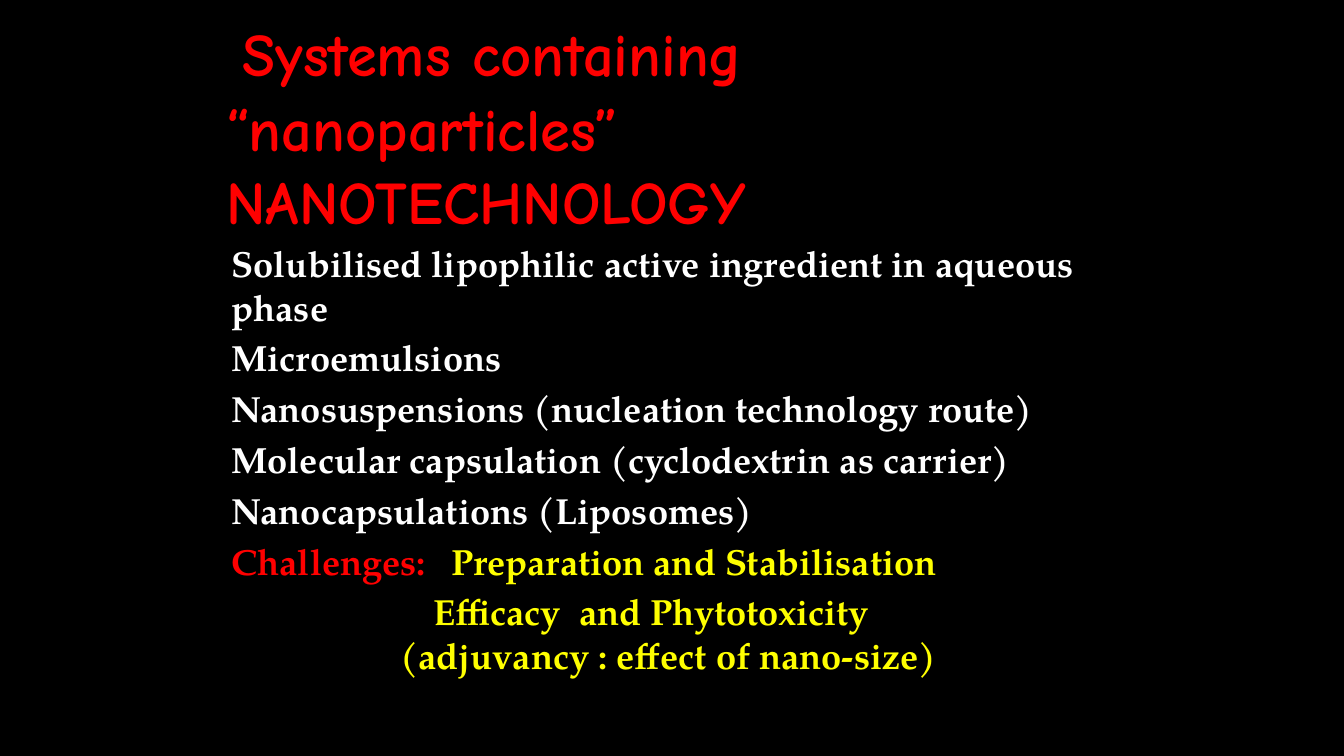
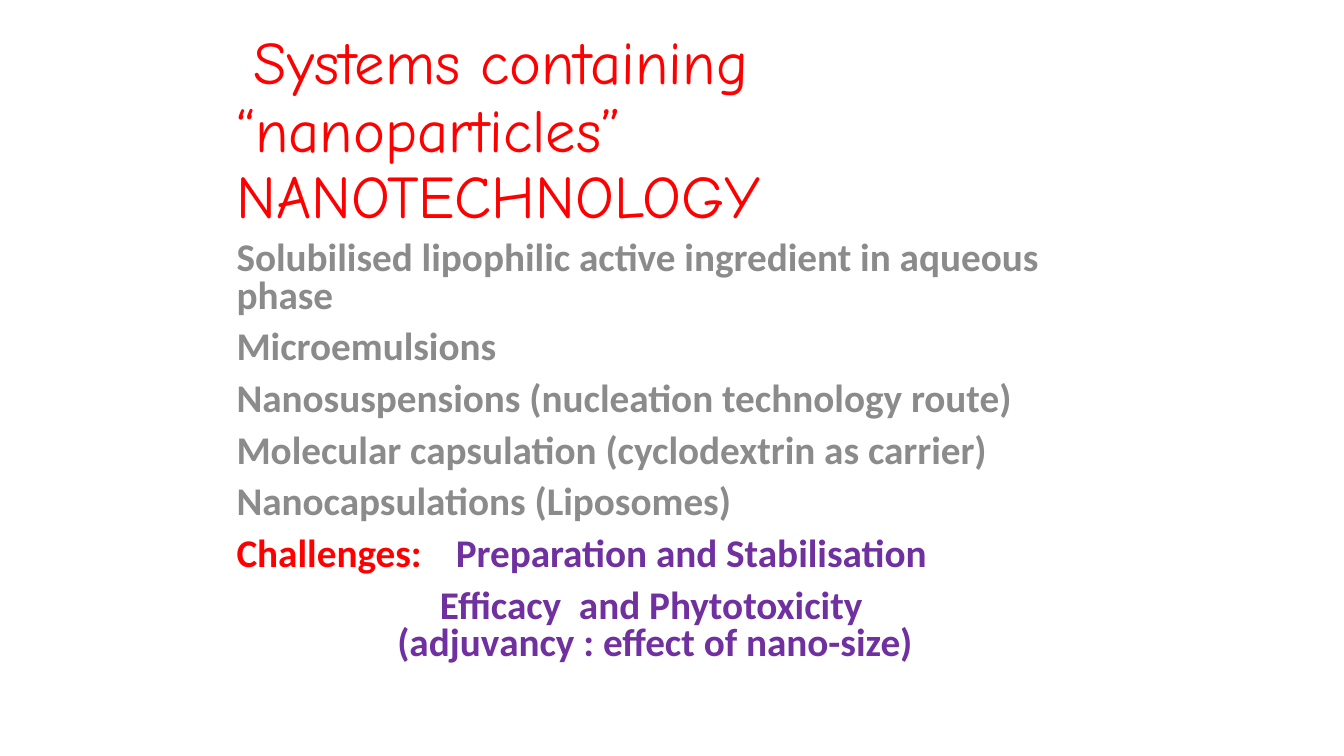
Before and after one commit to LilianaBohus/chemistry-presenations, a slide deck: slide 7 of formulations-and-surfactants.pptx (slide 66 before the commit). Drawn at 1344x756 pixels with LibreOffice and Linux fonts; fonts in the diff are those of the drawing. Boxes give left, top, right and bottom in pixels: in the first picture for what was removed or moved away, otherwise in the second. Text is boxed around its words. In the diff, an @@ line names an element or a change of style, - is before the commit and + after.

```diff
--- a/formulations-and-surfactants.pptx
+++ b/formulations-and-surfactants.pptx
@@ background #000000 to #FFFFFF @@
@@ title "Systems containing “nanoparticles” NANOTECHNOLOGY" at box(237, 43, 761, 219): bold off; line spacing 1 to 0.9 @@
@@ text "Solubilised lipophilic active ingredient in ..." at box(237, 243, 1039, 663): size 25.9 to 28 pt, font TeX Gyre Pagella to Calibri; text colour #FFFFFF to #8C8C8C in "Solubilised lipophilic active ingredient in aqueous phase", "Microemulsions", "Nanosuspensions (nucleation technology route)", "Molecular capsulation (cyclodextrin as carrier)" and 1 more places; text colour #FFFF00 to #7030A0 in "Preparation and Stabilisation", "Efficacy and Phytotoxicity (adjuvancy : effect of ..."; line spacing 1 to 0.8; more space between paragraphs @@
```
Also in this commit, not shown: 3 other slides changed, 8 slides added, 5 slides removed.
